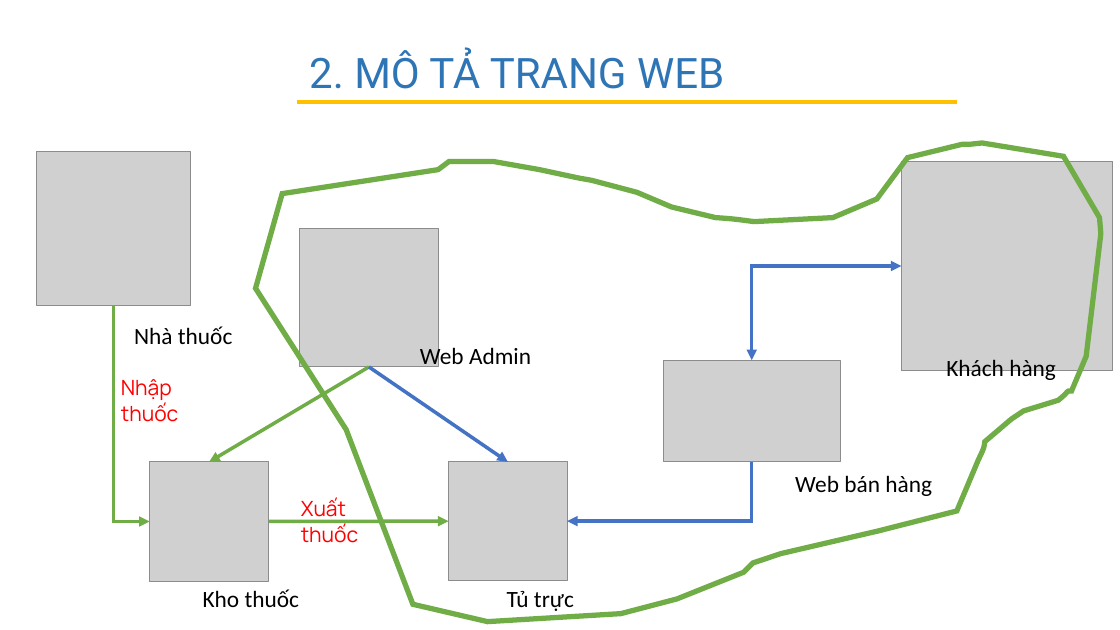
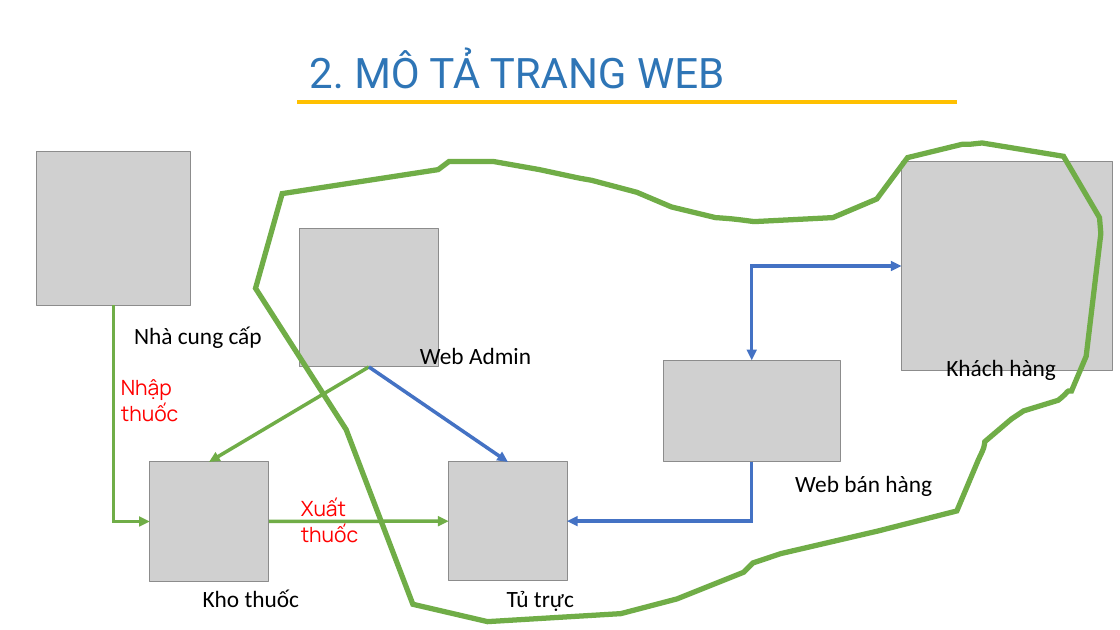
Before and after one commit to K-Tran2001/ThucTap, a slide deck: slide 5 of FINAL/THUCTAP-PPT-OFF.pptx. Drawn at 1120x630 pixels with LibreOffice and Linux fonts; fonts in the diff are those of the drawing; grey boxes stand for pictures; background and template pictures are left out. Boxes give left, top, right and bottom in pixels: in the first picture for what was removed or moved away, otherwise in the second. Text is boxed around its words. In the diff, an @@ line names an element or a change of style, - is before the commit and + after.

```diff
--- a/FINAL/THUCTAP-PPT-OFF.pptx
+++ b/FINAL/THUCTAP-PPT-OFF.pptx
@@ text at <box>134,326,262,348</box>: text changed @@
-Nhà thuốc
+Nhà cung cấp
```
Also in this commit, not shown: 3 other slides changed, 1 slide added, 25 other files.
